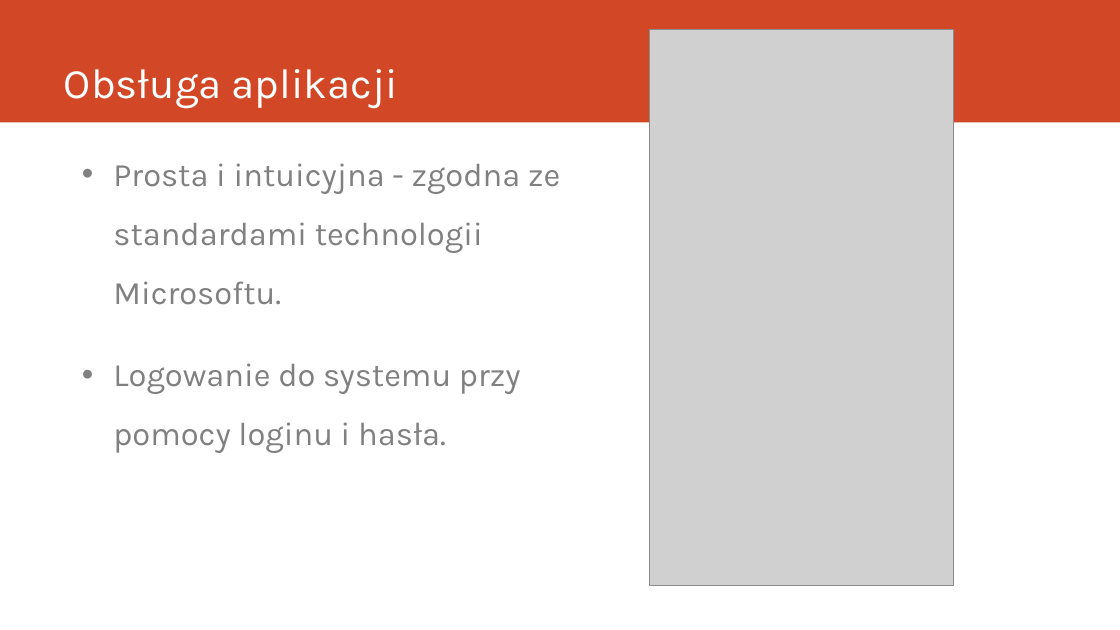
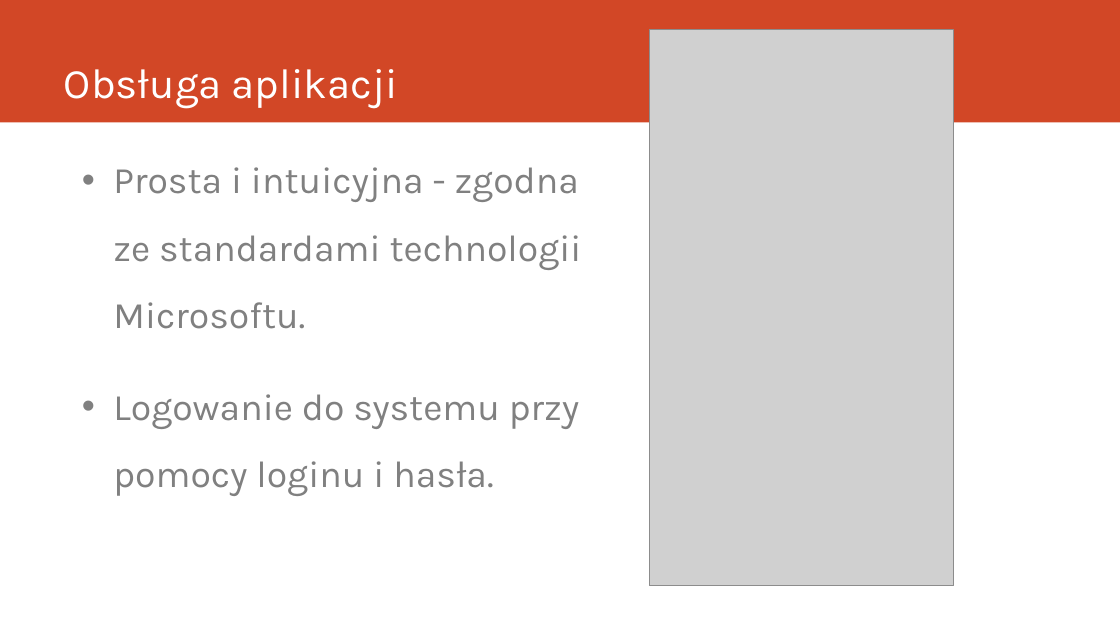
Before and after one commit to buforyaei/tillsammens, a slide deck: slide 8 of Dokumentacja/Tillsammens.pptx (slide 9 before the commit). Drawn at 1120x630 pixels with LibreOffice and Linux fonts; fonts in the diff are those of the drawing; grey boxes stand for pictures. Boxes give left, top, right and bottom in pixels: in the first picture for what was removed or moved away, otherwise in the second. Text is boxed around its words. In the diff, an @@ line names an element or a change of style, - is before the commit and + after.

```diff
--- a/Dokumentacja/Tillsammens.pptx
+++ b/Dokumentacja/Tillsammens.pptx
@@ text "Prosta i intuicyjna - zgodna ..." at box(113, 167, 582, 496): size 28 to 32 pt; more space between paragraphs @@
```
Also in this commit, not shown: 12 other slides changed, 1 slide added, 1 slide removed, 12 other files.
